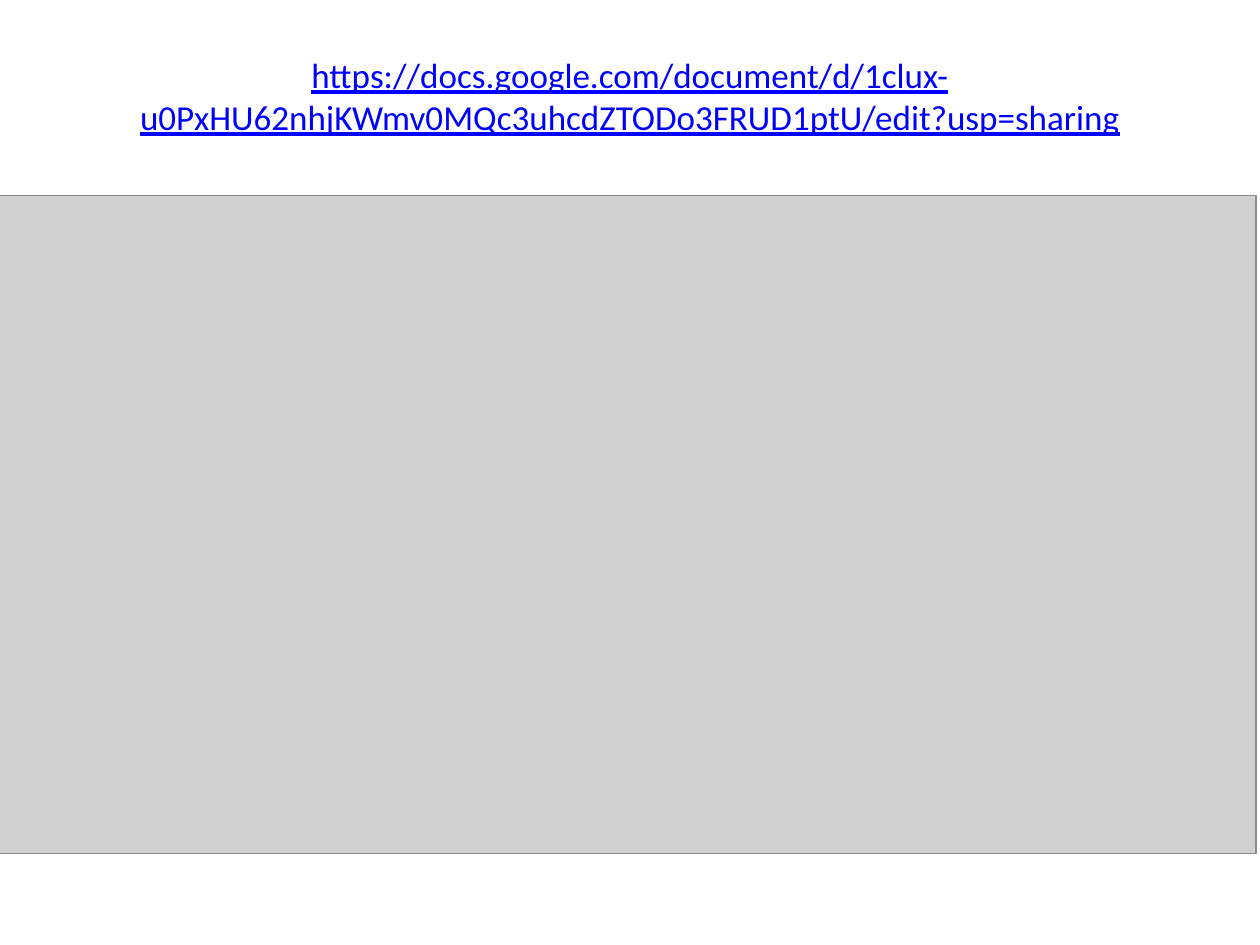
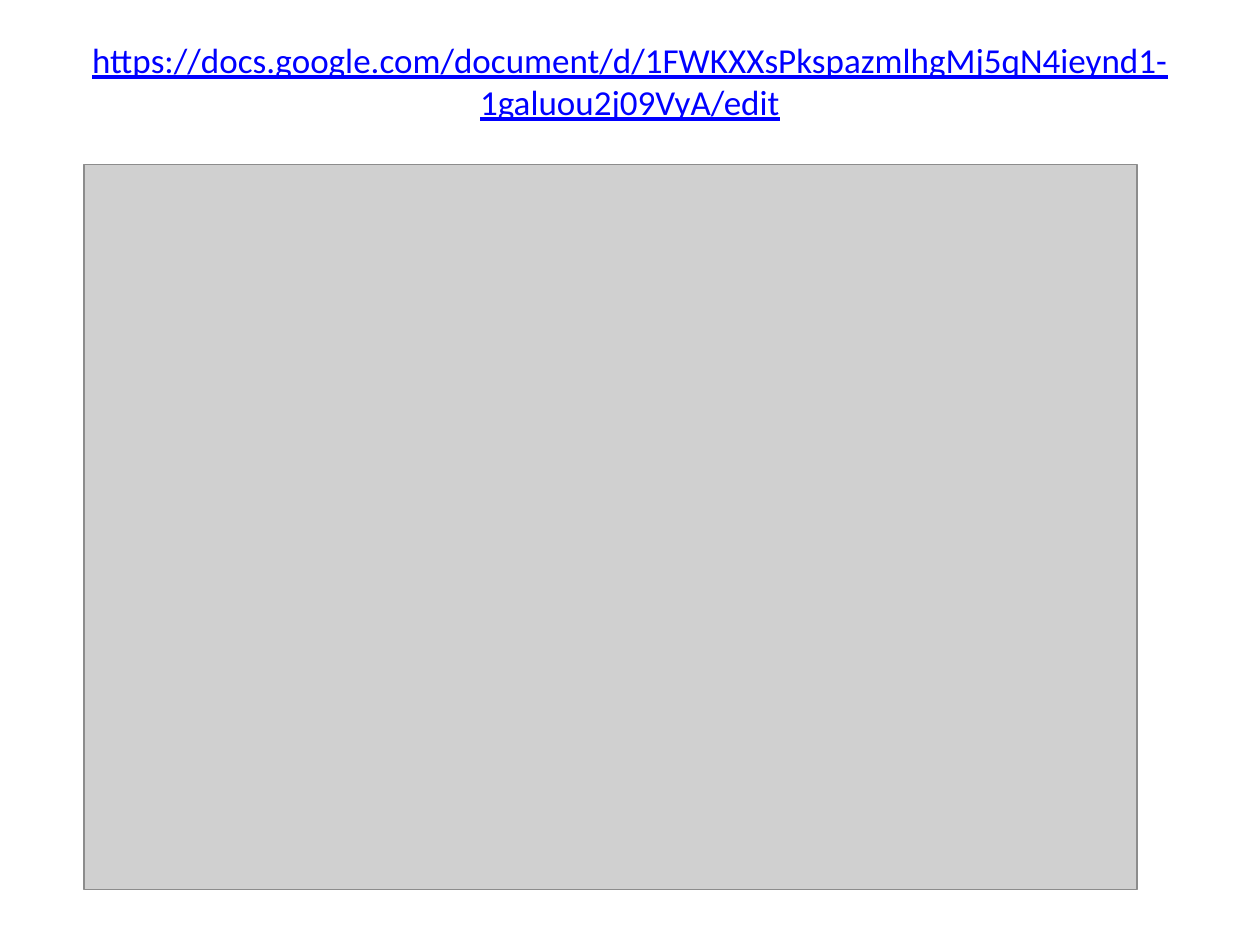
Before and after one commit to RHIT-CSSE/csse220, a slide deck: slide 14 of ClassMaterials/LinkedLists/Slides/Part2-BigO.pptx (slide 12 before the commit). Drawn at 1260x945 pixels with LibreOffice and Linux fonts; fonts in the diff are those of the drawing; grey boxes stand for pictures. Boxes give left, top, right and bottom in pixels: in the first picture for what was removed or moved away, otherwise in the second. Text is boxed around its words. In the diff, an @@ line names an element or a change of style, - is before the commit and + after.

Commit message:
adding updated slides

```diff
--- a/ClassMaterials/LinkedLists/Slides/Part2-BigO.pptx
+++ b/ClassMaterials/LinkedLists/Slides/Part2-BigO.pptx
@@ title at [92, 48, 1167, 121]: text changed @@
-https://docs.google.com/document/d/1clux-u0PxHU62nhjKWmv0MQc3uhcdZTODo3FRUD1ptU/edit?usp=sharing
+https://docs.google.com/document/d/1FWKXXsPkspazmlhgMj5qN4ieynd1-1galuou2j09VyA/edit
@@ picture: place and size @@
-picture at [0, 195, 1256, 853]
+picture at [84, 165, 1138, 890]
```
Also in this commit, not shown: 2 slides added.
